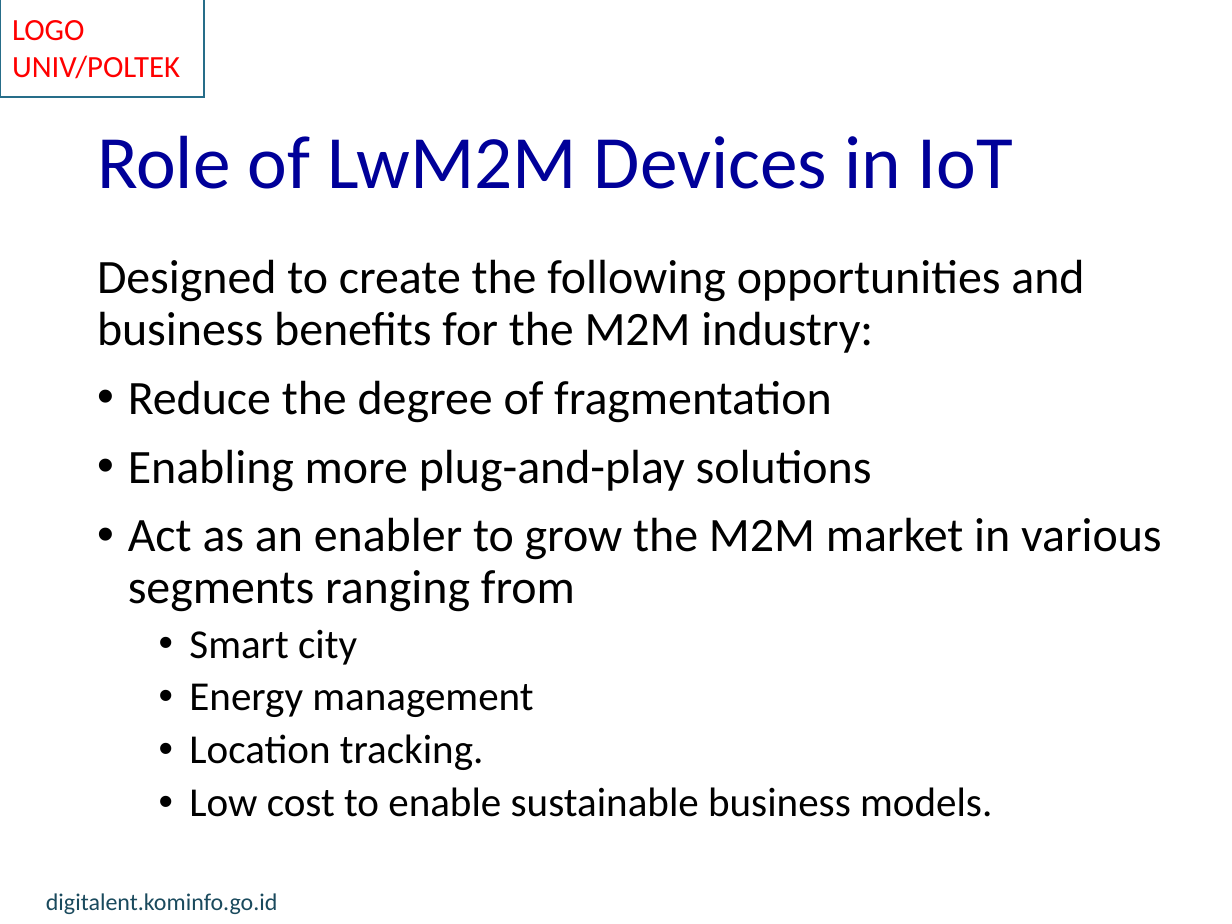
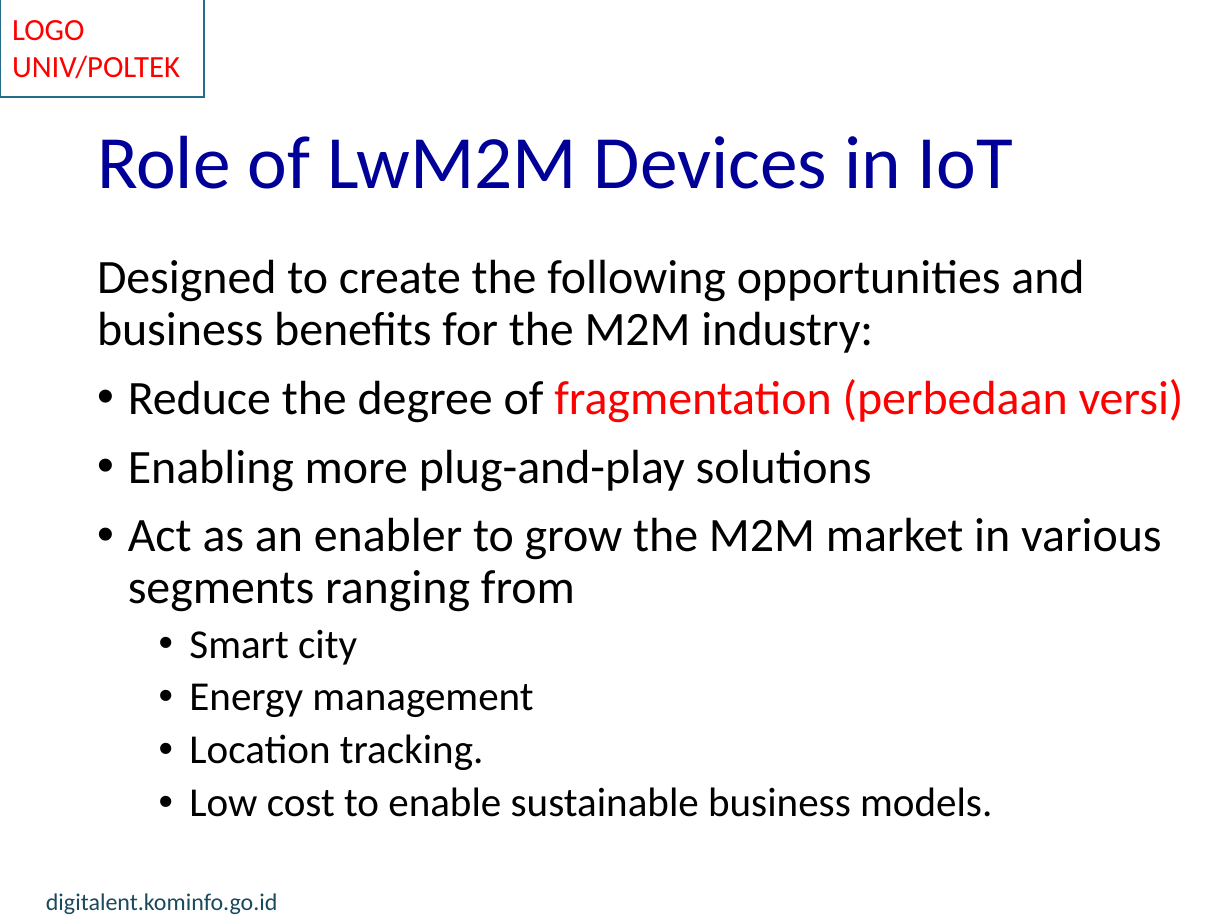
Before and after one commit to munif/materi-iot, a slide deck: slide 18 of IoT - 28 - Assets & Devices Management/IoT - 28 - IoT Asset and Device Management.pptx. Drawn at 1232x924 pixels with LibreOffice and Linux fonts; fonts in the diff are those of the drawing; background and template pictures are left out. Boxes give left, top, right and bottom in pixels: in the first picture for what was removed or moved away, otherwise in the second. Text is boxed around its words. In the diff, an @@ line names an element or a change of style, - is before the commit and + after.

```diff
--- a/IoT - 28 - Assets & Devices Management/IoT - 28 - IoT Asset and Device Management.pptx
+++ b/IoT - 28 - Assets & Devices Management/IoT - 28 - IoT Asset and Device Management.pptx
@@ text at [128, 379, 1184, 423]: text changed; text colour #000000 to #FF0000 @@
-• Reduce the degree of fragmentation
+• Reduce the degree of fragmentation (perbedaan versi)
```
Also in this commit, not shown: 3 other slides changed, 2 slides added, 4 other files.
